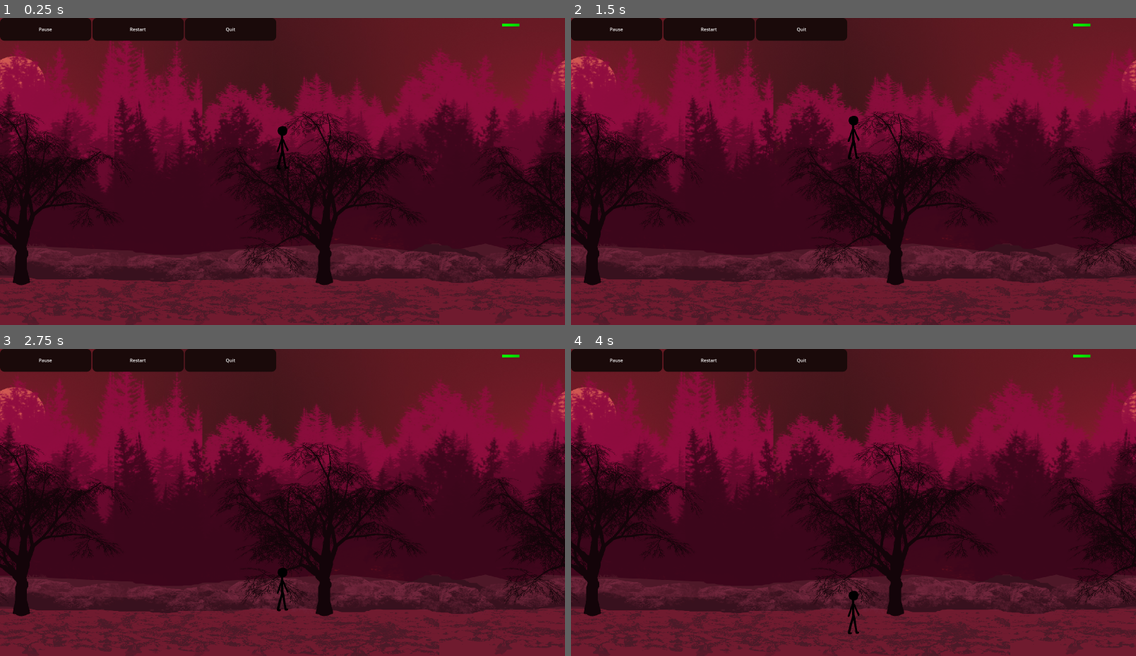
Above: before the commit, frames 1-4 (two rows, left to right).
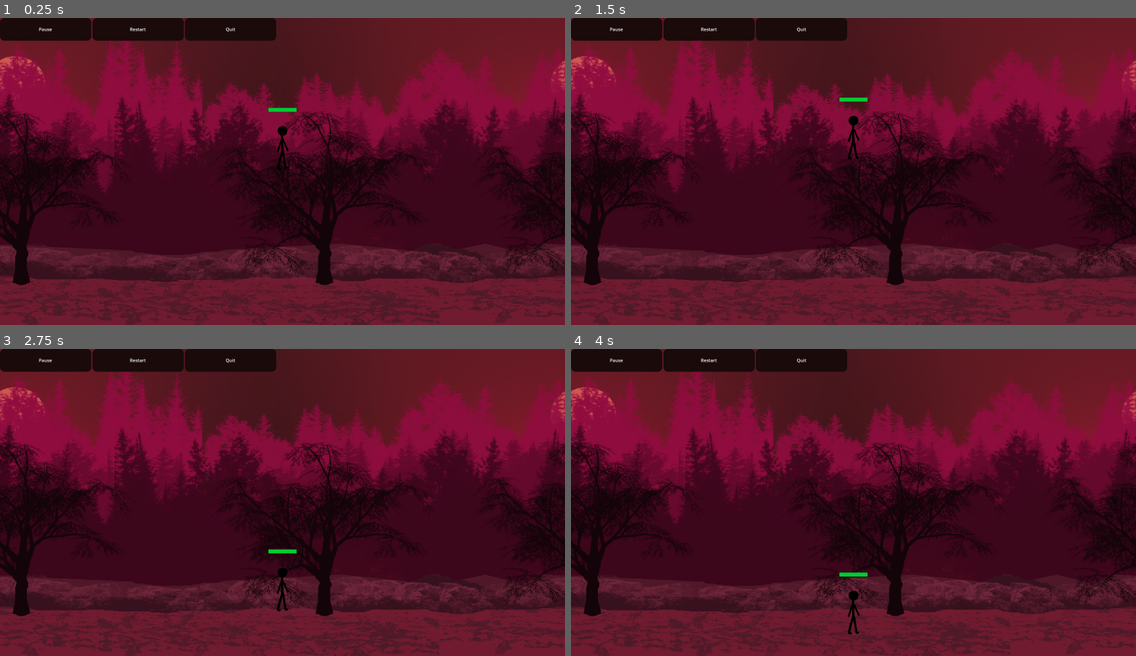
Above: after the commit, the same moments.

Repository: SUGANTH-V-27/stickman
Game: Godot game, scene res://scenes/main.tscn
Two runs of this game, one before a commit and one after it. Both use one fixed random seed, a clock stepped at 60 frames per second and the inputs below.
Inputs (mouse positions are in pixels of both pictures, inside the frame that each line leads up to):
- Up to frame 1 (0.25 s): no input
- Up to frame 2 (1.5 s): click "Restart" at 0.5 s; click "Restart" at 1.25 s
- Up to frame 3 (2.75 s): click "Restart" at 2 s
- Up to frame 4 (4 s): click (1135, 655) at 2.75 s; click (1135, 655) at 3.5 s

The runs differ from the first frame. In frame 1, 0.1% of the frame differs, in the area x 47-92%, y 1-31%; in frame 2, 0.1%; in frame 3, 0.1%; in frame 4, 0.1%.

Commit message:
health bar on top of players head

Diff:
--- a/scenes/main.gd
+++ b/scenes/main.gd
@@ -10,16 +10,11 @@
 @onready var enemy = $enemy    # Remove this - enemies will be spawned!
 @onready var parallax_bg = $ParallaxBackground
 
-@onready var health_bar: TextureProgressBar = $UI/HealthBar
-
 func _ready():
 	print("🎮 Main scene loaded!")
 
-	# Health bar
+	# Initialize player health
 	player.health = player.max_health
-	health_bar.max_value = player.max_health
-	health_bar.value = player.health
-	player.health_changed.connect(_on_player_health_changed)
 
 	# Remove static enemy
 	if enemy:
@@ -32,13 +27,7 @@
 	await get_tree().create_timer(1.0).timeout
 	spawn_system.start_wave_mode()
 
-func _on_player_health_changed(current: int, max: int) -> void:
-	health_bar.max_value = max
-	health_bar.value = current
-
 func _process(delta):
-	health_bar.value = player.health
-
 	# Handle parallax background scrolling
 	if parallax_bg:
 		var cam = player.get_node_or_null("Camera2D")
--- a/scenes/main.tscn
+++ b/scenes/main.tscn
@@ -159,18 +159,6 @@
 
 [node name="UI" type="CanvasLayer" parent="."]
 
-[node name="HealthBar" type="TextureProgressBar" parent="UI"]
-anchors_preset = 1
-anchor_left = 1.0
-anchor_right = 1.0
-offset_left = -220.0
-offset_top = 20.0
-offset_right = -20.0
-offset_bottom = 60.0
-grow_horizontal = 0
-value = 100.0
-texture_progress = SubResource("GradientTexture2D_choun")
-
 [node name="AttackButton" type="TextureButton" parent="UI"]
 anchors_preset = 3
 anchor_left = 1.0
--- a/scenes/player.gd
+++ b/scenes/player.gd
@@ -22,6 +22,7 @@
 @onready var sprite: AnimatedSprite2D = $AnimatedSprite2D
 @onready var punch_hitbox: Area2D = $punchhitbox
 @onready var kick_hitbox: Area2D = $kickhitbox
+@onready var health_bar: ProgressBar = $HealthBar
 
 @onready var camera: Camera2D = $Camera2D
 @onready var air_sfx: AudioStreamPlayer = $AudioStreamPlayer/air_sfx
@@ -36,6 +37,10 @@
 	health = max_health
 	z_index = 10
 
+	# Setup health bar
+	if health_bar:
+		health_bar.max_value = max_health
+		health_bar.value = health
 
 
 	punch_hitbox.monitoring = false
@@ -198,6 +203,10 @@
 	health -= amount
 	health = max(health, 0)
 
+	# Update health bar AFTER reducing health
+	if health_bar:
+		health_bar.value = health
+
 	emit_signal("health_changed", health, max_health)
 
 	velocity.x = knockback_dir * force
--- a/scenes/player.tscn
+++ b/scenes/player.tscn
@@ -189,6 +189,30 @@
 "speed": 12.0
 }]
 
+[sub_resource type="StyleBoxFlat" id="StyleBoxFlat_health_bg"]
+bg_color = Color(0.2, 0.2, 0.2, 0.8)
+border_width_left = 2
+border_width_top = 2
+border_width_right = 2
+border_width_bottom = 2
+border_color = Color(0, 0, 0, 1)
+corner_radius_top_left = 3
+corner_radius_top_right = 3
+corner_radius_bottom_right = 3
+corner_radius_bottom_left = 3
+
+[sub_resource type="StyleBoxFlat" id="StyleBoxFlat_health_fill"]
+bg_color = Color(0, 0.8, 0.2, 1)
+border_width_left = 1
+border_width_top = 1
+border_width_right = 1
+border_width_bottom = 1
+border_color = Color(0, 0.5, 0.1, 1)
+corner_radius_top_left = 2
+corner_radius_top_right = 2
+corner_radius_bottom_right = 2
+corner_radius_bottom_left = 2
+
 [sub_resource type="RectangleShape2D" id="RectangleShape2D_holxr"]
 size = Vector2(108.357216, 159.65067)
 
@@ -214,6 +238,16 @@
 scale = Vector2(0.35, 0.35)
 sprite_frames = SubResource("SpriteFrames_l71n6")
 animation = &"idle"
+
+[node name="HealthBar" type="ProgressBar" parent="."]
+offset_left = -50.0
+offset_top = -110.0
+offset_right = 50.0
+offset_bottom = -95.0
+theme_override_styles/background = SubResource("StyleBoxFlat_health_bg")
+theme_override_styles/fill = SubResource("StyleBoxFlat_health_fill")
+value = 100.0
+show_percentage = false
 
 [node name="kickhitbox" type="Area2D" parent="."]
 position = Vector2(1, 0)
Not shown: 1 places in scenes/player.tscn that only renumber resources
